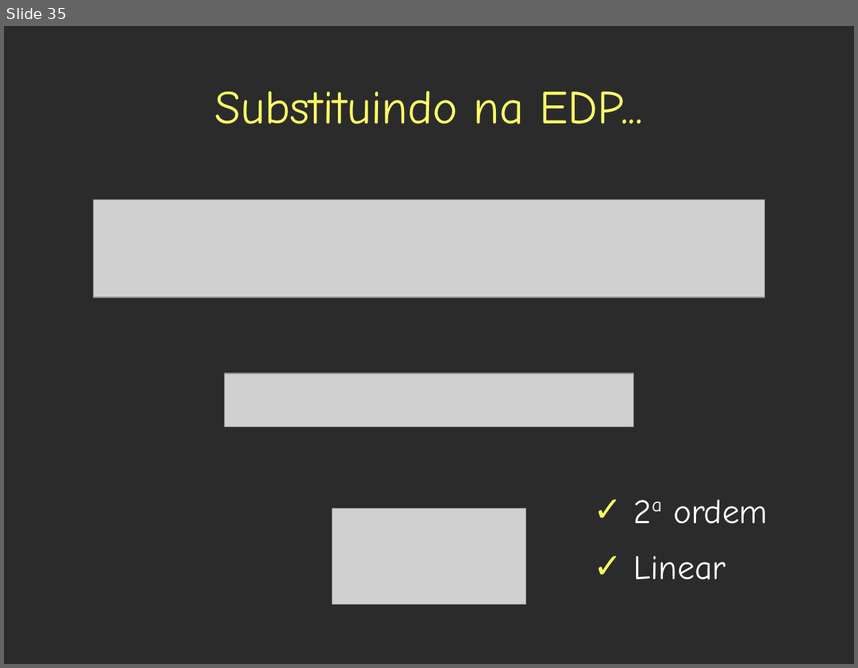
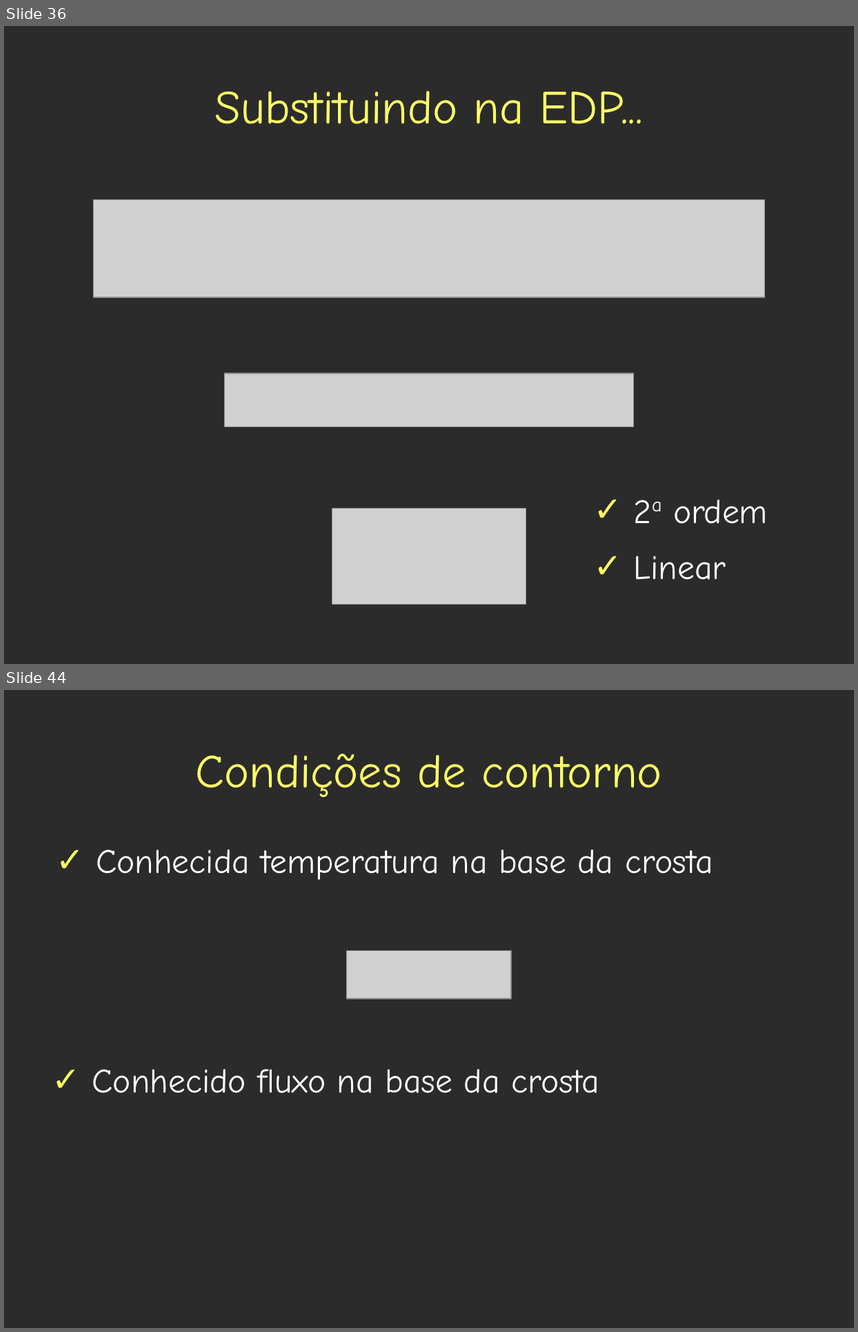
Before and after one commit to leouieda/geothermics, a slide deck: presentations/base_litosfera/estado_termico_lito_subcrustal.odp. Shown one above the other, each under a label of ours: slide 35 before the commit, slides 36 and 44 after it; the slides between them are not shown. The pictures are 858x668 and 858x1332 pixels, drawn with LibreOffice and Linux fonts; fonts in the diff are those of the drawing; grey boxes stand for pictures; background and template pictures are left out; a plain dark background stands for a picture behind light text. Boxes give left, top, right and bottom in pixels: in the first picture for what was removed or moved away, otherwise in the second. Text is boxed around its words. In the diff, an @@ line names an element or a change of style, - is before the commit and + after.

```diff
--- a/presentations/base_litosfera/estado_termico_lito_subcrustal.odp
+++ b/presentations/base_litosfera/estado_termico_lito_subcrustal.odp
@@ slide 44 added at bbox=[4, 690, 854, 1328], background picture (left out) @@
@@ title added at bbox=[195, 753, 662, 797], 44 pt, text #FFFF66 @@
+Condições de contorno
@@ text added at bbox=[96, 849, 713, 880], 32 pt, text #FFFFFF @@
+✓ Conhecida temperatura na base da crosta
@@ picture added at bbox=[347, 951, 512, 998] @@
@@ text added at bbox=[92, 1069, 599, 1093], 32 pt, text #FFFFFF @@
+✓ Conhecido fluxo na base da crosta
@@ what was slide 35 is now slide 36 @@
```
Also in this commit, not shown: 9 slides changed, 76 other slides added.
